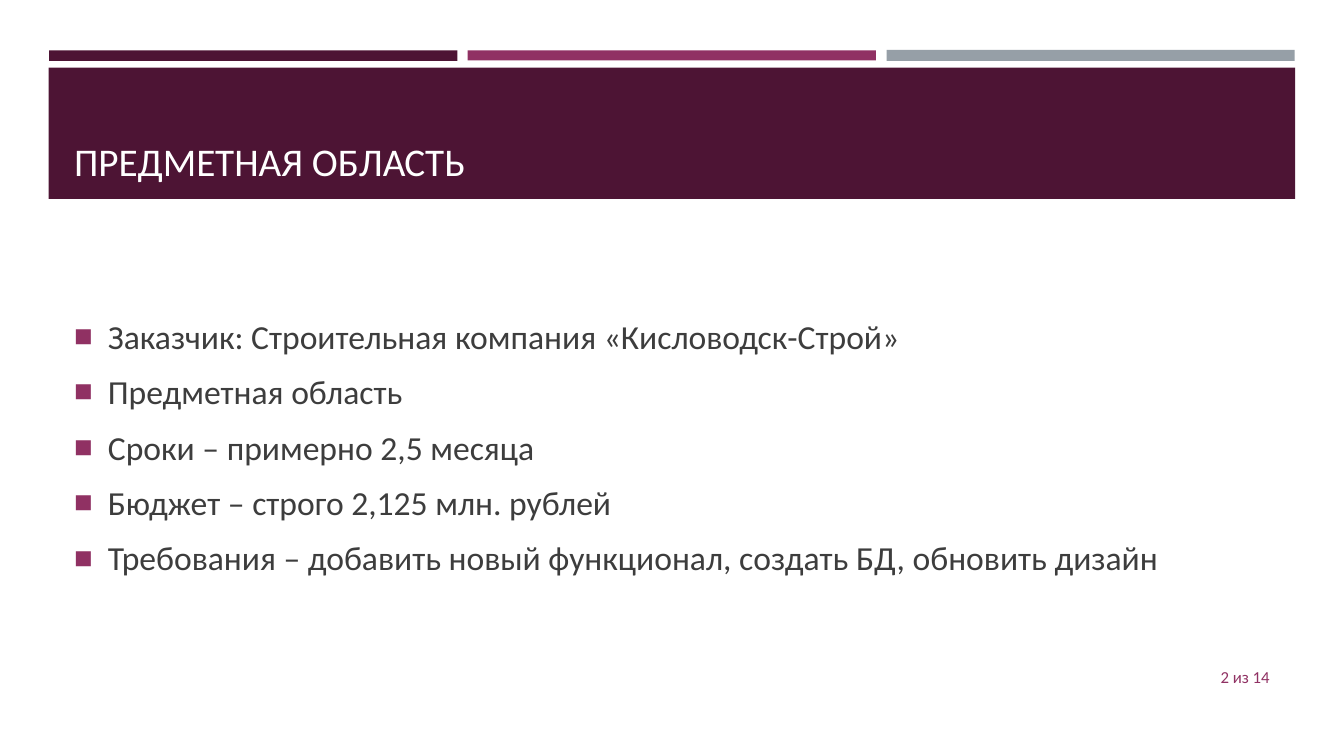
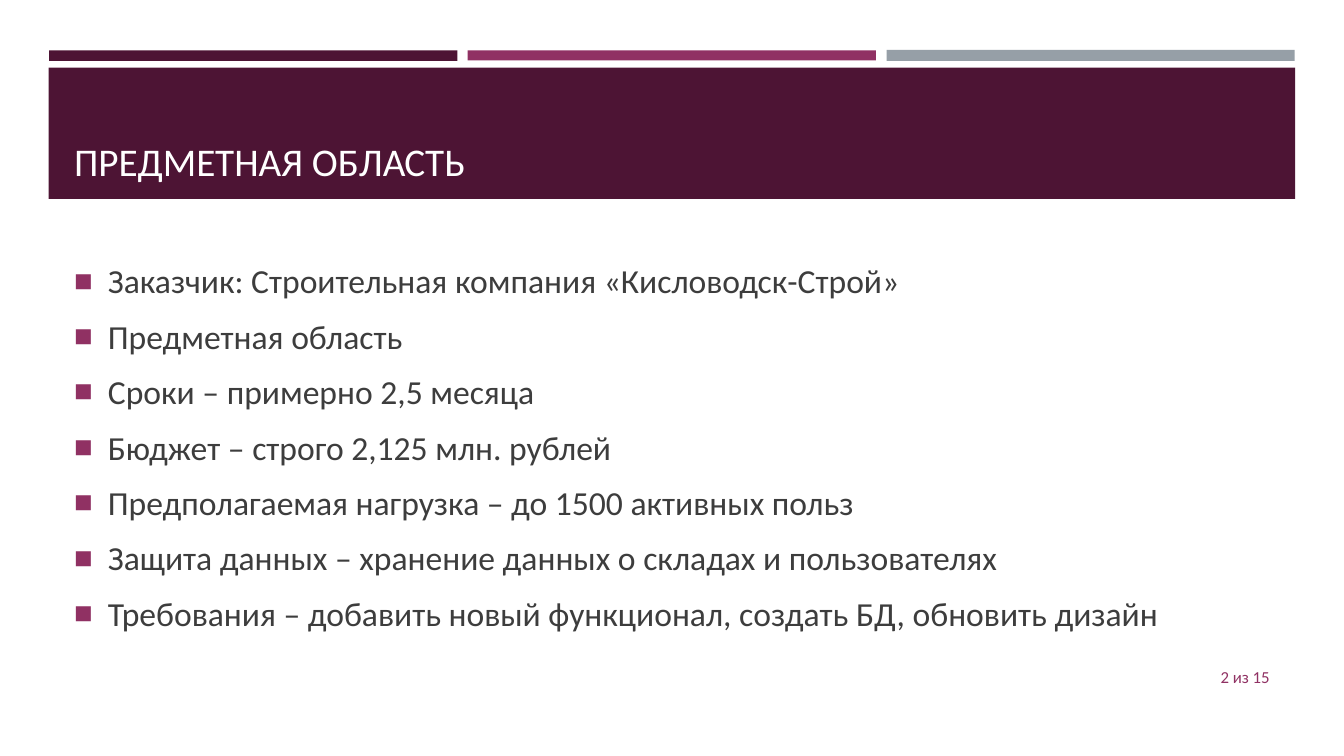
Before and after one commit to jecsonM/MDKmyWORKasAstudent, a slide deck: slide 2 of Сайт для компании «Кисловодск-строй».pptx. Drawn at 1344x756 pixels with LibreOffice and Linux fonts; fonts in the diff are those of the drawing. Boxes give left, top, right and bottom in pixels: in the first picture for what was removed or moved away, otherwise in the second. Text is boxed around its words. In the diff, an @@ line names an element or a change of style, - is before the commit and + after.

```diff
--- a/Сайт для компании «Кисловодск-строй».pptx
+++ b/Сайт для компании «Кисловодск-строй».pptx
@@ text at box(108, 493, 997, 576): paragraphs added @@
+■ Предполагаемая нагрузка – до 1500 активных польз
+■ Защита данных – хранение данных о складах и пользователях
@@ page number at box(1221, 672, 1270, 683): text changed @@
-2 из 14
+2 из 15
```
Also in this commit, not shown: 4 other slides changed, 2 slides added, 1 slide removed, 4 other files.
